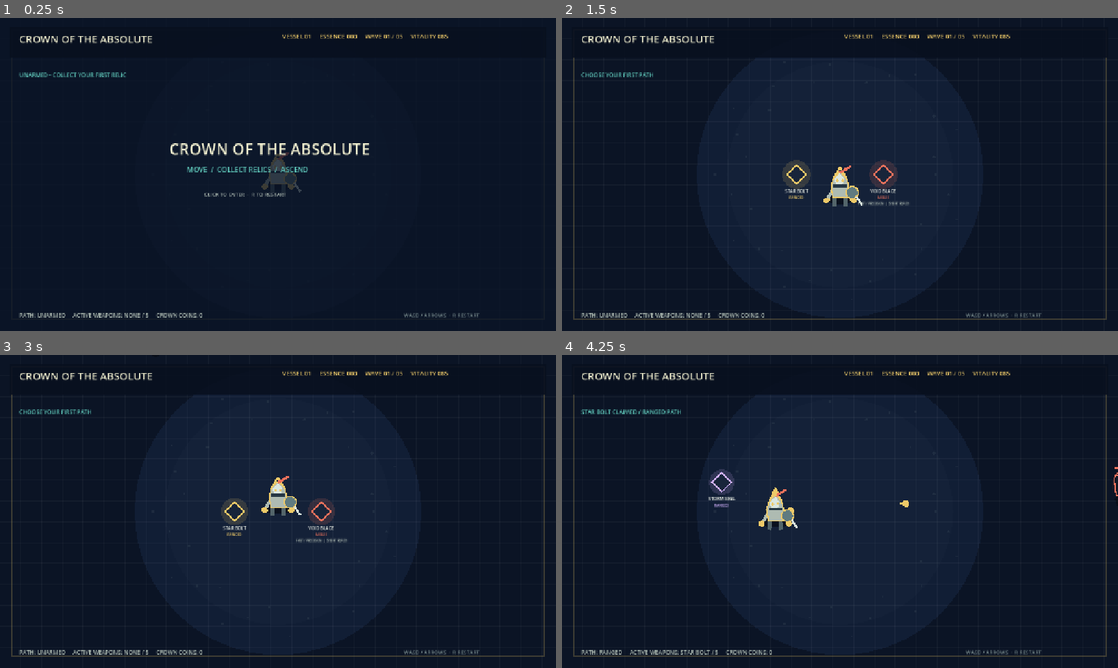
Above: before the commit, frames 1-4 (two rows, left to right).
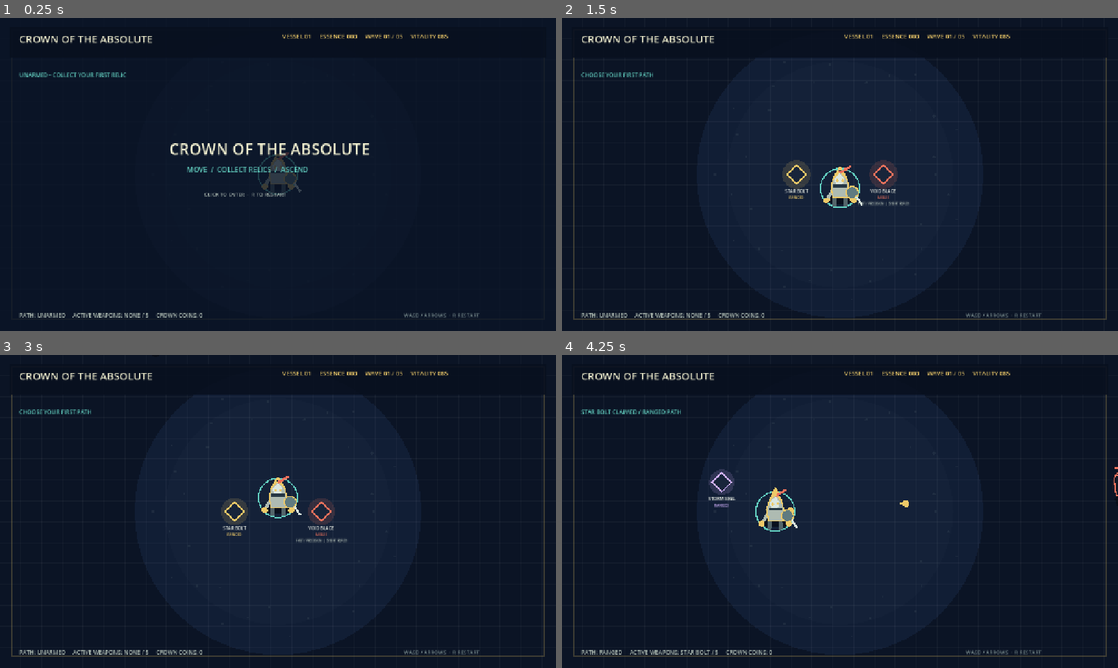
Above: after the commit, the same moments.

Repository: domaki7/new-project
Game: Godot game, scene res://main.tscn
Same seed, same stepped clock (60 frames per second), same inputs: the game is played once before the commit and once after it.
Inputs (mouse positions are in pixels of both pictures, inside the frame that each line leads up to):
- Up to frame 1 (0.25 s): no input
- Up to frame 2 (1.5 s): tap Enter at 0.5 s; move the mouse to (962, 158) at 0.52 s; hold D 0.53-1.28 s; tap R at 0.6, 1.35 s; click (962, 158) at 0.67 s; tap Space at 1.25 s; move the mouse to (728, 190) at 1.27 s; hold S from 1.28 s (still down)
- Up to frame 3 (3 s): move the mouse to (333, 442) at 2.02 s; release S at 2.03 s; hold D 2.03-2.78 s; tap R at 2.1, 2.85 s; tap Enter at 2.75 s; move the mouse to (250, 574) at 2.77 s; hold W from 2.78 s (still down); click (250, 574) at 2.92 s
- Up to frame 4 (4.25 s): move the mouse to (1006, 558) at 3.52 s; release W at 3.53 s; hold A from 3.53 s (still down); tap R at 3.6 s

The runs differ from the first frame. In frame 1, less than 0.1% of the frame differs, in the area x 46-54%, y 43-57%; in frame 2, less than 0.1%, in the area x 46-54%, y 47-61%; in frame 3, less than 0.1%; in frame 4, less than 0.1%.
Error before the commit: Invalid access to property or key 'strength' on a base object of type 'Dictionary'. (res://main.gd:578)
Error after the commit: Invalid access to property or key 'strength' on a base object of type 'Dictionary'. (res://main.gd:582)

Commit message:
Add in-world vitality indicator

Diff:
--- a/godot/main.gd
+++ b/godot/main.gd
@@ -433,6 +433,10 @@
 
 func draw_knight() -> void:
     var position: Vector2 = player.position
+    var health_ratio: float = clamp(player.health / player.max_health, 0.0, 1.0)
+    var health_color := Color("63d1c2") if health_ratio > 0.35 else Color("ed725c")
+    draw_arc(position, 45.0, -PI * 0.5, -PI * 0.5 + TAU * health_ratio, 28, health_color, 3.0)
+    draw_arc(position, 45.0, -PI * 0.5 + TAU * health_ratio, PI * 1.5, 28, Color(0.08, 0.12, 0.16, 0.75), 3.0)
     if player_hit_flash > 0.0:
         var impact_fade: float = player_hit_flash / 0.2
         draw_circle(position, 48.0 - impact_fade * 12.0, Color(1.0, 0.42, 0.3, 0.12 * impact_fade))
